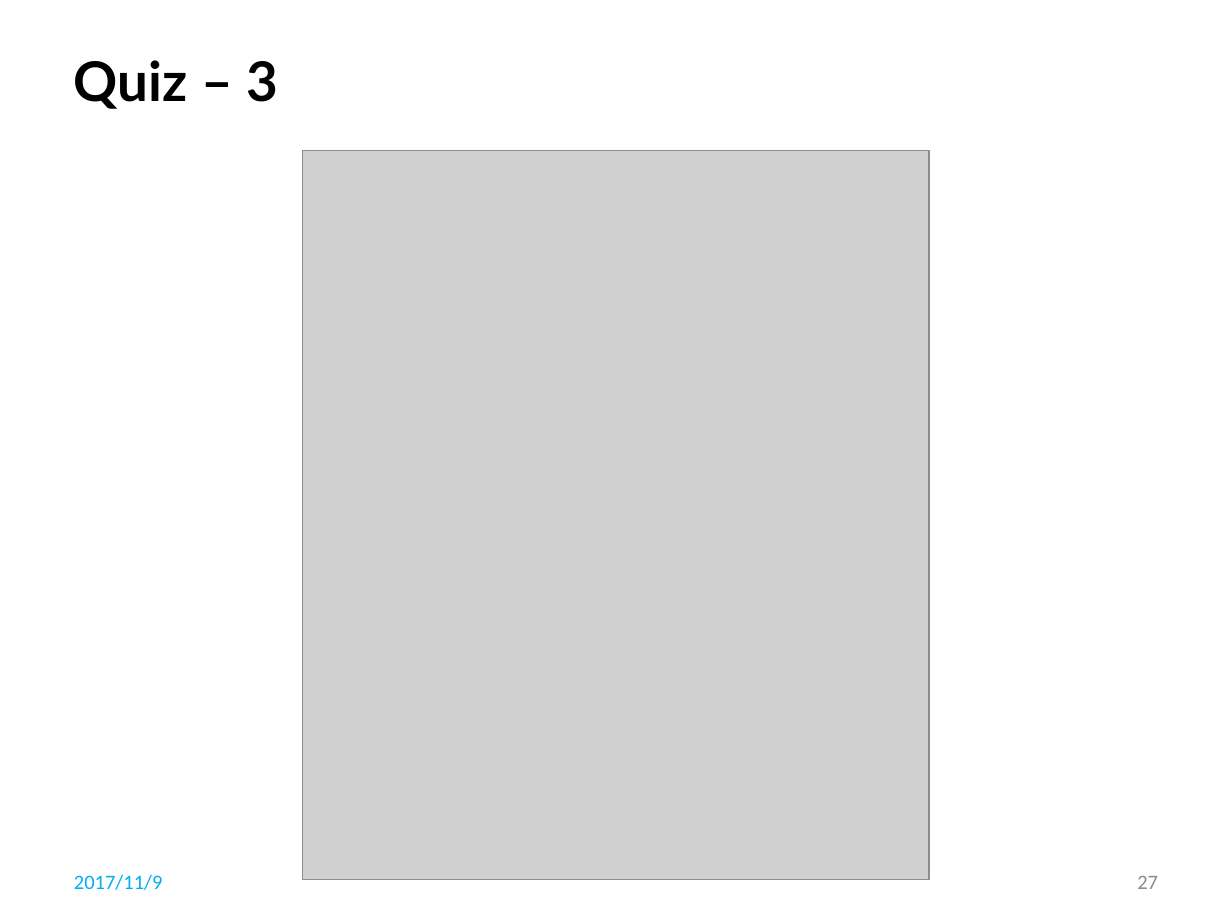
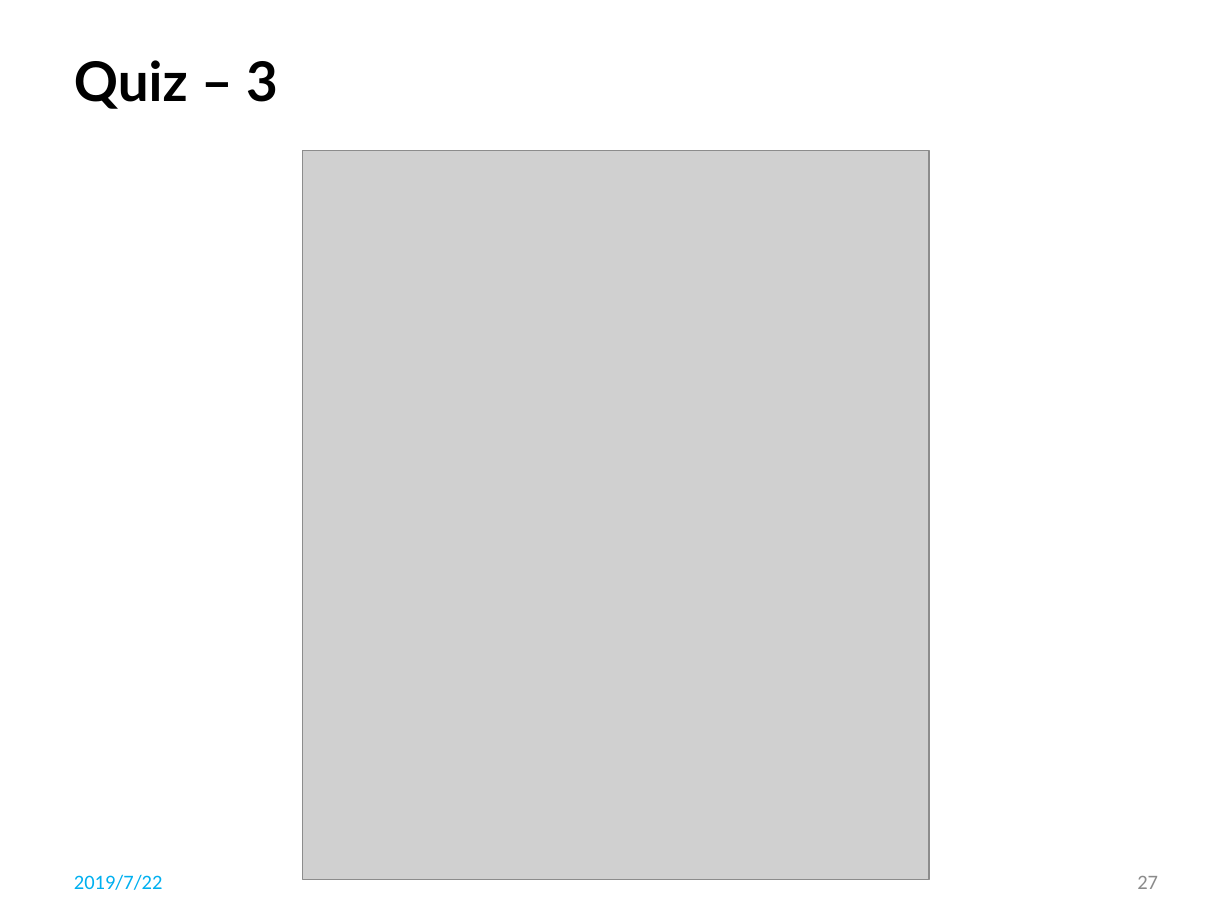
Before and after one commit to li-shengli/selfstudy, a slide deck: slide 27 of PPT/Understanding the JVM.pptx. Drawn at 1232x924 pixels with LibreOffice and Linux fonts; fonts in the diff are those of the drawing; grey boxes stand for pictures; background and template pictures are left out. Boxes give left, top, right and bottom in pixels: in the first picture for what was removed or moved away, otherwise in the second. Text is boxed around its words. In the diff, an @@ line names an element or a change of style, - is before the commit and + after.

```diff
--- a/PPT/Understanding the JVM.pptx
+++ b/PPT/Understanding the JVM.pptx
@@ text at box(74, 874, 163, 890): text changed @@
-2017/11/9
+2019/7/22
```
Also in this commit, not shown: 86 other slides changed, 3 other files.
